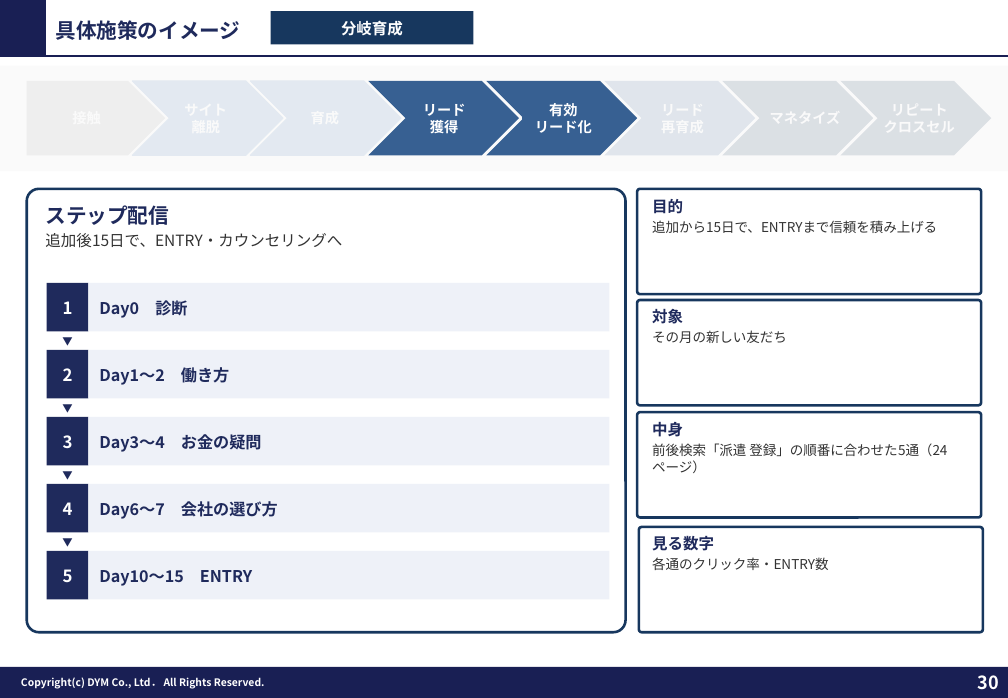
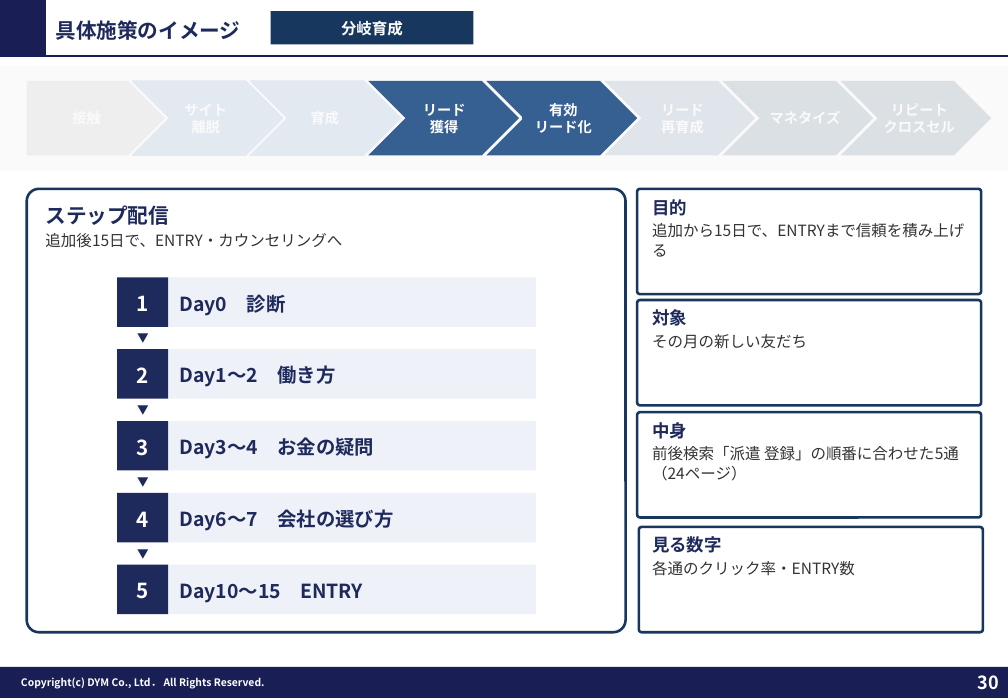
Before and after one commit to tonomura-r-dev/folder, a slide deck: slide 30 of 202610_株式会社ワクトリ御中_LINE公式アカウント運用のご提案_v3.pptx. Drawn at 1008x698 pixels with LibreOffice and Linux fonts; fonts in the diff are those of the drawing; background and template pictures are left out. Boxes give left, top, right and bottom in pixels: in the first picture for what was removed or moved away, otherwise in the second. Text is boxed around its words. In the diff, an @@ line names an element or a change of style, - is before the commit and + after.

```diff
--- a/202610_株式会社ワクトリ御中_LINE公式アカウント運用のご提案_v3.pptx
+++ b/202610_株式会社ワクトリ御中_LINE公式アカウント運用のご提案_v3.pptx
@@ text "目的" at [652,223,964,238]: size 12 to 13.5 pt in "目的"; size 10.5 to 12 pt @@
@@ rectangle "1": place and size @@
-rectangle "1" at [47,283,88,331]
+rectangle "1" at [117,277,168,327]
@@ rectangle "Day0 診断": place and size @@
-rectangle "Day0 診断" at [88,283,610,331]
+rectangle "Day0 診断" at [168,277,536,327]
@@ text "▼": place and size @@
-text "▼" at [47,329,88,352]
+text "▼" at [117,326,168,350]
@@ text "対象" at [652,309,807,348]: size 12 to 13.5 pt in "対象"; size 10.5 to 12 pt in "その月の新しい友だち" @@
@@ rectangle "2": place and size @@
-rectangle "2" at [47,350,88,398]
+rectangle "2" at [117,349,168,398]
@@ rectangle "Day1〜2 働き方": place and size @@
-rectangle "Day1〜2 働き方" at [88,350,610,398]
+rectangle "Day1〜2 働き方" at [168,349,536,398]
@@ text "▼": place and size @@
-text "▼" at [47,396,88,419]
+text "▼" at [117,397,168,422]
@@ text "中身" at [652,422,959,481]: size 12 to 13.5 pt in "中身"; size 10.5 to 12 pt @@
@@ rectangle "3": place and size @@
-rectangle "3" at [47,417,88,465]
+rectangle "3" at [117,421,168,470]
@@ rectangle "Day3〜4 お金の疑問": place and size @@
-rectangle "Day3〜4 お金の疑問" at [88,417,610,465]
+rectangle "Day3〜4 お金の疑問" at [168,421,536,470]
@@ text "▼": place and size @@
-text "▼" at [47,464,88,486]
+text "▼" at [117,470,168,494]
@@ rectangle "4": place and size @@
-rectangle "4" at [47,484,88,532]
+rectangle "4" at [117,493,168,543]
@@ rectangle "Day6〜7 会社の選び方": place and size @@
-rectangle "Day6〜7 会社の選び方" at [88,484,610,532]
+rectangle "Day6〜7 会社の選び方" at [168,493,536,543]
@@ text "見る数字" at [652,536,855,576]: size 12 to 13.5 pt in "見る数字"; size 10.5 to 12 pt in "各通のクリック率・ENTRY数" @@
@@ size 13 to 16 pt in 5 elements at [117,349,168,398], [117,421,168,470], [117,277,168,327], [117,493,168,543], [117,565,168,614] @@
@@ rectangle "5": place and size @@
-rectangle "5" at [47,551,88,599]
+rectangle "5" at [117,565,168,614]
@@ size 8 to 9 pt in 4 elements at [117,397,168,422], [117,326,168,350], [117,470,168,494], [117,542,168,566] @@
@@ text "▼": place and size @@
-text "▼" at [47,531,88,553]
+text "▼" at [117,542,168,566]
@@ size 12.5 to 15 pt in 5 elements at [168,349,536,398], [168,421,536,470], [168,277,536,327], [168,493,536,543], [168,565,536,614] @@
@@ rectangle "Day10〜15 ENTRY": place and size @@
-rectangle "Day10〜15 ENTRY" at [88,551,610,599]
+rectangle "Day10〜15 ENTRY" at [168,565,536,614]
```
Also in this commit, not shown: 7 other slides changed, 9 other files.
